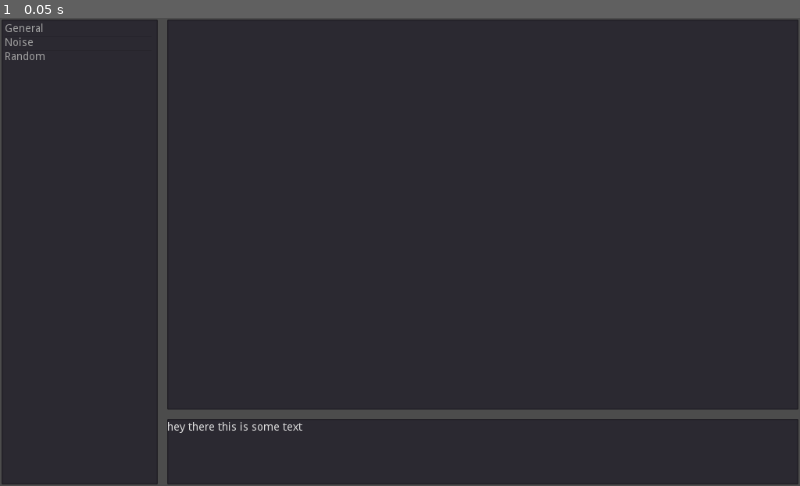
Above: before the commit, frame 1.
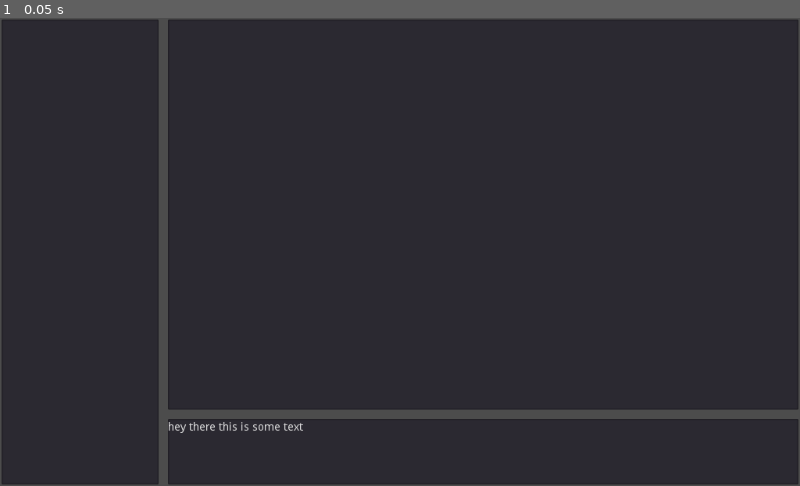
Above: after the commit, the same moment.

Repository: MFAshby/slack-yawn
Game: Godot game, scene res://Main.tscn
Two runs of this game, one before a commit and one after it. Both use one fixed random seed, a clock stepped at 60 frames per second and the inputs below.
Inputs:
- Up to frame 1 (0.05 s): no input

The runs differ from the first frame. In frame 1, 0.5% of the frame differs, in the area x 0-38%, y 0-100%.
Error after the commit: Parse Error: The identifier "_http_request" isn't declared in the current scope. (res://Slack.gd:51)

Commit message:
Conversations fetching works, Started pulling the channels list into a tree instead Added stars fetch Found bug with http requests, need to use different HTTPRequest objects for concurrent requests in flight

Diff:
--- a/ChannelsList.gd
+++ /dev/null
@@ -1,20 +0,0 @@
-extends ItemList
-
-# Called when the node enters the scene tree for the first time.
-func _ready():
-	self.connect("item_selected", self, "_item_selected")
-	Slack.connect("state_changed", self, "_state_changed")
-
-func _state_changed(new_state):
-	self.clear()
-	var channels = new_state.channels.values()
-	for i in len(channels):
-		var channel = channels[i]
-		self.add_item(channel.name)
-		self.set_item_metadata(i, channel)
-	self.sort_items_by_text()
-
-func _item_selected(idx):
-	var channel = self.get_item_metadata(idx)
-	print("Selecting channel ", channel.id)
-	Slack.select_conversation(channel.id)
--- a/Conversation.gd
+++ b/Conversation.gd
@@ -1,29 +1,48 @@
 extends ItemList
+
+var userRegex = RegEx.new()
 
 # Called when the node enters the scene tree for the first time.
 func _ready():
 	Slack.connect("state_changed", self, "_state_changed")
+	userRegex.compile("<@([a-zA-Z0-9]{9})>")
 
 class TimestampSorter:
 	static func sort_by_ts_desc(a, b):
 		return a["ts"] < b["ts"]
 
-func _state_changed(new_state):
+func _state_changed(old_state, new_state):
 	self.clear()
-	var c = new_state["selected_conversation"]
-	if c != null:
-		var f = new_state["fetching_conversation"]
-		if f == c:
+	var nc = Slack.fd(new_state, ["selected_conversation"])
+	if nc == null:
+		self.add_item("No conversation selected!")
+	else:
+		var messages = Slack.fd(new_state, ["messages", nc])
+		if messages == null:
 			self.add_item("Loading...")
 		else:
-			var messages: Array = new_state.messages[c]
 			messages.sort_custom(TimestampSorter, "sort_by_ts_desc")
 			for i in len(messages):
-				var msg = messages[i]
-				self.add_item(msg.text)
-	var scrollbar = self.get_v_scroll()
-	scrollbar.value = scrollbar.min_value
+				self._add_message(i, messages[i], new_state)
+		var scrollbar = self.get_v_scroll()
+		scrollbar.value = scrollbar.min_value
 
-# Called every frame. 'delta' is the elapsed time since the previous frame.
-func _process(delta):
-	pass
+func _add_message(i, msg, state):
+	# Start with just the message text
+	var txt: String = msg.text
+
+	# Parse the message for user IDs and
+	# replace with usernames
+	var um = userRegex.search_all(txt)
+	for m in um:
+		var repl = m.get_string()
+		var userId = m.get_string(1)
+		var userName = Slack.fd(state, ["users", userId, "name"])
+		txt = txt.replacen(repl, "@" + userName)
+
+	# Prepend the sender's name
+	var senderName = Slack.fd(state, ["users", msg.user, "name"])
+	txt = senderName + ": " + txt
+
+	self.add_item(txt)
+	self.set_item_metadata(i, msg)
--- /dev/null
+++ b/ConversationsTree.gd
@@ -0,0 +1,57 @@
+extends Tree
+
+# Called when the node enters the scene tree for the first time.
+func _ready():
+	self.connect("item_selected", self, "_item_selected")
+	Slack.connect("state_changed", self, "_state_changed")
+
+
+
+func _state_changed(old_state, new_state):
+	# https://github.com/godotengine/godot/issues/16174
+	self.call_deferred("_rebuild_tree", old_state, new_state)
+
+func _rebuild_tree(old_state, new_state):
+	var oldRoot = self.get_root()
+	if oldRoot != null:
+		oldRoot.call_recursive("free")
+
+	var root = self.create_item()
+	var starred = self.create_item(root)
+	var chans = self.create_item(root)
+	var other = self.create_item(root)
+	self.set_hide_root(true)
+	starred.set_text(0, "Starred")
+	chans.set_text(0, "Channels")
+	other.set_text(0, "Chats")
+
+	starred.get_children()
+	# 3 root nodes,
+	# Starred channels, alphabetical
+	# Other channels, alphabetical
+	# IMs  / Groups,
+	var channels = new_state.channels.values()
+	for c in channels:
+		if c.get("starred"):
+			var i = self.create_item(starred)
+			i.set_text(0, c.name)
+			i.set_metadata(0, c)
+		else:
+			var i = self.create_item(chans)
+			i.set_text(0, c.name)
+			i.set_metadata(0, c)
+	var gs = new_state.groups.values()
+	for g in gs:
+		var i = self.create_item(other)
+		i.set_text(0, g.name)
+		i.set_metadata(0, g)
+	for m in new_state.ims.values():
+		var i = self.create_item(other)
+		var username = Slack.fd(new_state, ["users", m.user, "name"])
+		i.set_text(0, username)
+		i.set_metadata(0, m)
+
+func _item_selected():
+	var i = self.get_selected()
+	var m = i.get_metadata(0)
+	Slack.select_conversation(m.id)
--- a/Main.tscn
+++ b/Main.tscn
@@ -1,6 +1,6 @@
 [gd_scene load_steps=3 format=2]
 
-[ext_resource path="res://ChannelsList.gd" type="Script" id=2]
+[ext_resource path="res://ConversationsTree.gd" type="Script" id=2]
 [ext_resource path="res://Conversation.gd" type="Script" id=3]
 
 [node name="Root" type="MarginContainer"]
@@ -21,25 +21,24 @@
 margin_bottom = 598.0
 split_offset = 200
 
-[node name="ChannelsList" type="ItemList" parent="HBoxContainer"]
-margin_right = 200.0
+[node name="ConversationsTree" type="Tree" parent="HBoxContainer"]
+margin_right = 201.0
 margin_bottom = 596.0
-items = [ "General", null, false, "Noise", null, false, "Random", null, false ]
 script = ExtResource( 2 )
 
 [node name="VBoxContainer" type="VSplitContainer" parent="HBoxContainer"]
-margin_left = 212.0
+margin_left = 213.0
 margin_right = 1020.0
 margin_bottom = 596.0
 split_offset = 500
 
 [node name="Conversation" type="ItemList" parent="HBoxContainer/VBoxContainer"]
-margin_right = 808.0
+margin_right = 807.0
 margin_bottom = 500.0
 script = ExtResource( 3 )
 
 [node name="Editor" type="TextEdit" parent="HBoxContainer/VBoxContainer"]
 margin_top = 512.0
-margin_right = 808.0
+margin_right = 807.0
 margin_bottom = 596.0
 text = "hey there this is some text"
--- a/Slack.gd
+++ b/Slack.gd
@@ -2,7 +2,6 @@
 # Slack client as a node
 
 # Network clients
-onready var _http_request: HTTPRequest = HTTPRequest.new()
 onready var _websocket_client: WebSocketClient =  WebSocketClient.new()
 
 onready var _token = OS.get_environment("SLACK_TOKEN")
@@ -20,30 +19,17 @@
 }
 
 # Global broadcast when any state change
-signal state_changed(new_state)
-
-# Useful, not in the standard lib
-static func merge_dict(target, patch):
-	for key in patch:
-		if target.has(key):
-			var tv = target[key]
-			if typeof(tv) == TYPE_DICTIONARY:
-				merge_dict(tv, patch[key])
-			else:
-				target[key] = patch[key]
-		else:
-			target[key] = patch[key]
-
-static func _key_by_id(some_list):
-	var r = {}
-	for i in some_list:
-		r[i.id] = i
-	return r
+# Make sure to include both states
+signal state_changed(old_state, new_state)
 
 # All state updates should go through here, so changes get broacast
 func _patch_state(patch):
-	merge_dict(self._state, patch)
-	self.emit_signal("state_changed", self._state)
+	var old_state = _state
+	var new_state = {}
+	md(new_state, old_state)
+	md(new_state, patch)
+	self._state= new_state
+	self.emit_signal("state_changed", old_state, new_state)
 
 # Public functions to patch specific bits of the state that
 # are modifiable from the UI!
@@ -54,6 +40,7 @@
 func _ready():
 	OS
 	self.connect("state_changed", self, "_state_changed")
+	var _http_request = HTTPRequest.new()
 	add_child(_http_request)
 	_http_request.connect("request_completed", self, "_boot_complete")
 	var error = _http_request.request("https://slack.com/api/rtm.start?token=" + _token)
@@ -69,8 +56,10 @@
 
 	# Transform the boot response a bit, key users and channels by their ID
 	# So we can patch them effectively later from RTMs received
-	response_json.channels = _key_by_id(response_json.channels)
-	response_json.users = _key_by_id(response_json.users)
+	response_json.channels = ki(response_json.channels)
+	response_json.users = ki(response_json.users)
+	response_json.groups = ki(response_json.groups)
+	response_json.ims = ki(response_json.ims)
 	# Just bung the entire boot response into the state
 	self._patch_state(response_json)
 
@@ -82,6 +71,26 @@
 	var err = _websocket_client.connect_to_url(response_json.url)
 	if err != OK:
 		push_error("Failed to connect to websocket " + response_json.url)
+
+	# Fetch stars
+	_http_request.connect("request_completed", self, "_stars_completed")
+	err = _http_request.request("https://slack.com/api/stars.list?token=" + _token)
+	if err != OK:
+		push_error("Failed to fetch stars")
+
+func _stars_completed(result, response_code,  headers, body):
+	if response_code != HTTPClient.RESPONSE_OK:
+		push_error("Error authenticating with slack!")
+		return
+	var response_json = parse_json(body.get_string_from_utf8())
+	for i in response_json.items:
+		match i.type:
+			"channel":
+				var cid: String = i.channel
+				print("Found channel " + cid + " was starred")
+				self._patch_state({"channels":{cid: {"starred": true}}})
+			_:
+				pass
 
 func _ws_closed():
 	push_error("_ws_closed")
@@ -101,12 +110,11 @@
 func _process(delta):
 	_websocket_client.poll()
 
-var window_title_set = false
-
-func _state_changed(new_state):
-	if !window_title_set:
+func _state_changed(old_state, new_state):
+	var old_team_name = fd(old_state, ["team", "name"])
+	var new_team_name = fd(new_state, ["team", "name"])
+	if old_team_name != new_team_name:
 		OS.set_window_title("Slack: " + new_state.team.name)
-		window_title_set = true
 
 	# Fetch conversation history if we need to
 	var c = new_state.get("selected_conversation")
@@ -130,3 +138,33 @@
 			c: response_json.messages
 		}
 	})
+
+# Merge dictionaries
+static func md(target, patch):
+	for key in patch:
+		if target.has(key):
+			var tv = target[key]
+			if typeof(tv) == TYPE_DICTIONARY:
+				md(tv, patch[key])
+			else:
+				target[key] = patch[key]
+		else:
+			target[key] = patch[key]
+
+# Turn an array into a dict, keyed by .id member
+static func ki(some_list):
+	var r = {}
+	for i in some_list:
+		r[i.id] = i
+	return r
+
+# Finds an object at a path in a nested dict
+# Can return null
+static func fd(obj, path: Array):
+	while true:
+		if len(path) == 0:
+			return obj
+		if obj == null:
+			return null
+		var key = path.pop_front()
+		obj = obj.get(key)
